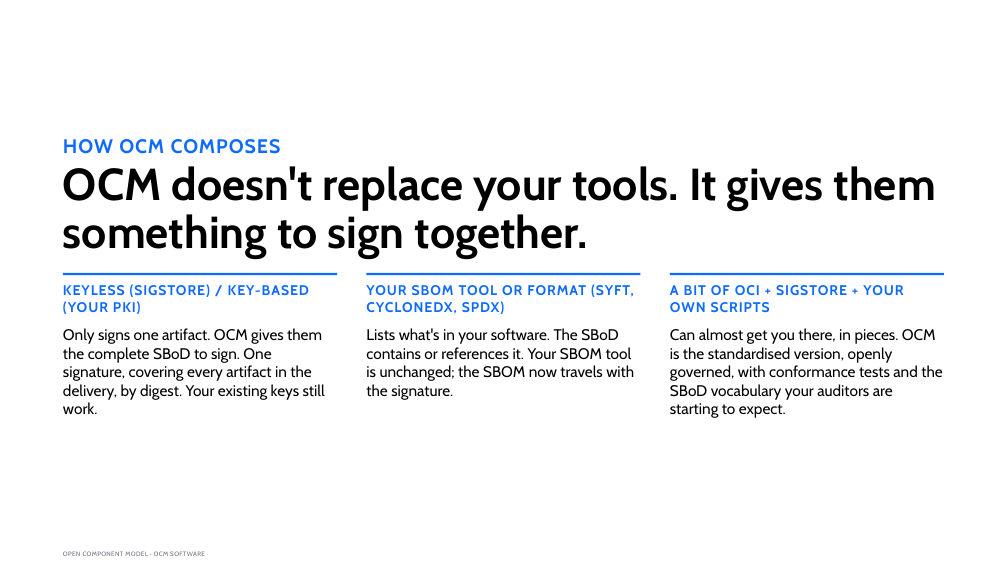
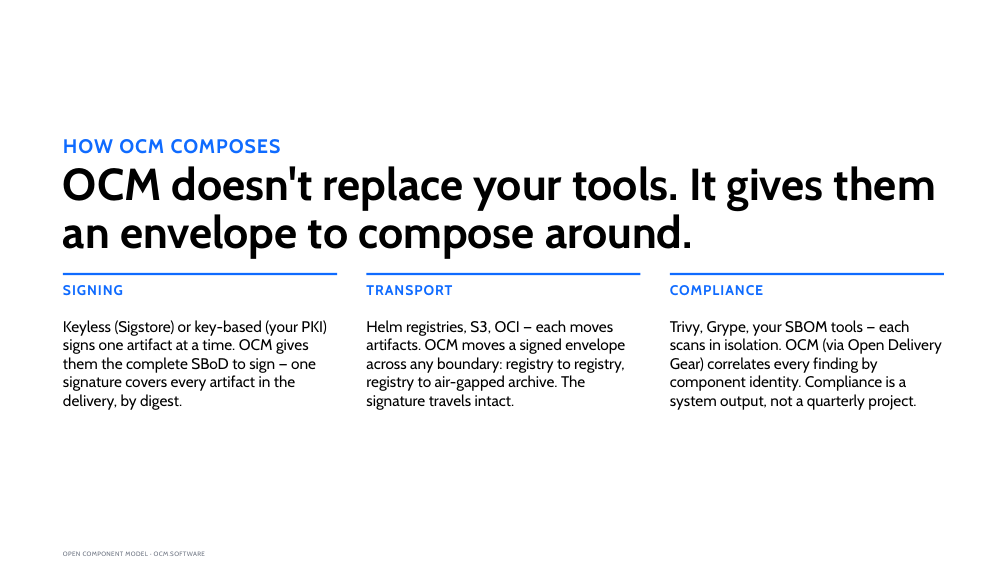
Before and after one commit to morri-son/open-component-model, a slide deck: slide 6 of docs/community/marketing/decks/exec-phase1/OCM-Sovereign-Delivery-Internal-Sponsor.pptx. Drawn at 1008x567 pixels with LibreOffice and Linux fonts; fonts in the diff are those of the drawing. Boxes give left, top, right and bottom in pixels: in the first picture for what was removed or moved away, otherwise in the second. Text is boxed around its words. In the diff, an @@ line names an element or a change of style, - is before the commit and + after.

```diff
--- a/docs/community/marketing/decks/exec-phase1/OCM-Sovereign-Delivery-Internal-Sponsor.pptx
+++ b/docs/community/marketing/decks/exec-phase1/OCM-Sovereign-Delivery-Internal-Sponsor.pptx
@@ title at (x1=63, y1=166, x2=936, y2=259): text changed @@
-OCM doesn't replace your tools. It gives them something to sign together.
+OCM doesn't replace your tools. It gives them an envelope to compose around.
@@ text at (x1=63, y1=285, x2=123, y2=296): text changed @@
-KEYLESS (SIGSTORE) / KEY-BASED (YOUR PKI)
+SIGNING
@@ text at (x1=366, y1=285, x2=452, y2=295): text changed @@
-YOUR SBOM TOOL OR FORMAT (SYFT, CYCLONEDX, SPDX)
+TRANSPORT
@@ text at (x1=670, y1=285, x2=763, y2=295): text changed @@
-A BIT OF OCI + SIGSTORE + YOUR OWN SCRIPTS
+COMPLIANCE
@@ text at (x1=63, y1=320, x2=326, y2=410): text changed @@
-Only signs one artifact. OCM gives them the complete SBoD to sign. One signature, covering every artifact in the delivery, by digest. Your existing keys still work.
+Keyless (Sigstore) or key-based (your PKI) signs one artifact at a time. OCM gives them the complete SBoD to sign — one signature covers every artifact in the delivery, by digest.
@@ text at (x1=366, y1=320, x2=625, y2=410): text changed @@
-Lists what's in your software. The SBoD contains or references it. Your SBOM tool is unchanged; the SBOM now travels with the signature.
+Helm registries, S3, OCI — each moves artifacts. OCM moves a signed envelope across any boundary: registry to registry, registry to air-gapped archive. The signature travels intact.
@@ text at (x1=670, y1=320, x2=942, y2=410): text changed @@
-Can almost get you there, in pieces. OCM is the standardised version, openly governed, with conformance tests and the SBoD vocabulary your auditors are starting to expect.
+Trivy, Grype, your SBOM tools — each scans in isolation. OCM (via Open Delivery Gear) correlates every finding by component identity. Compliance is a system output, not a quarterly project.
```
Also in this commit, not shown: 3 other slides changed, 12 other files.
